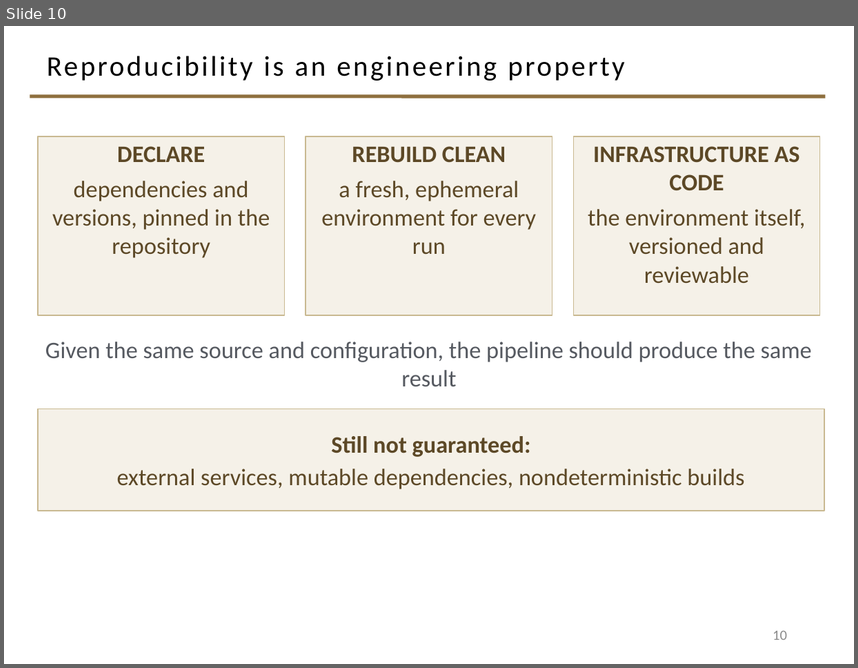
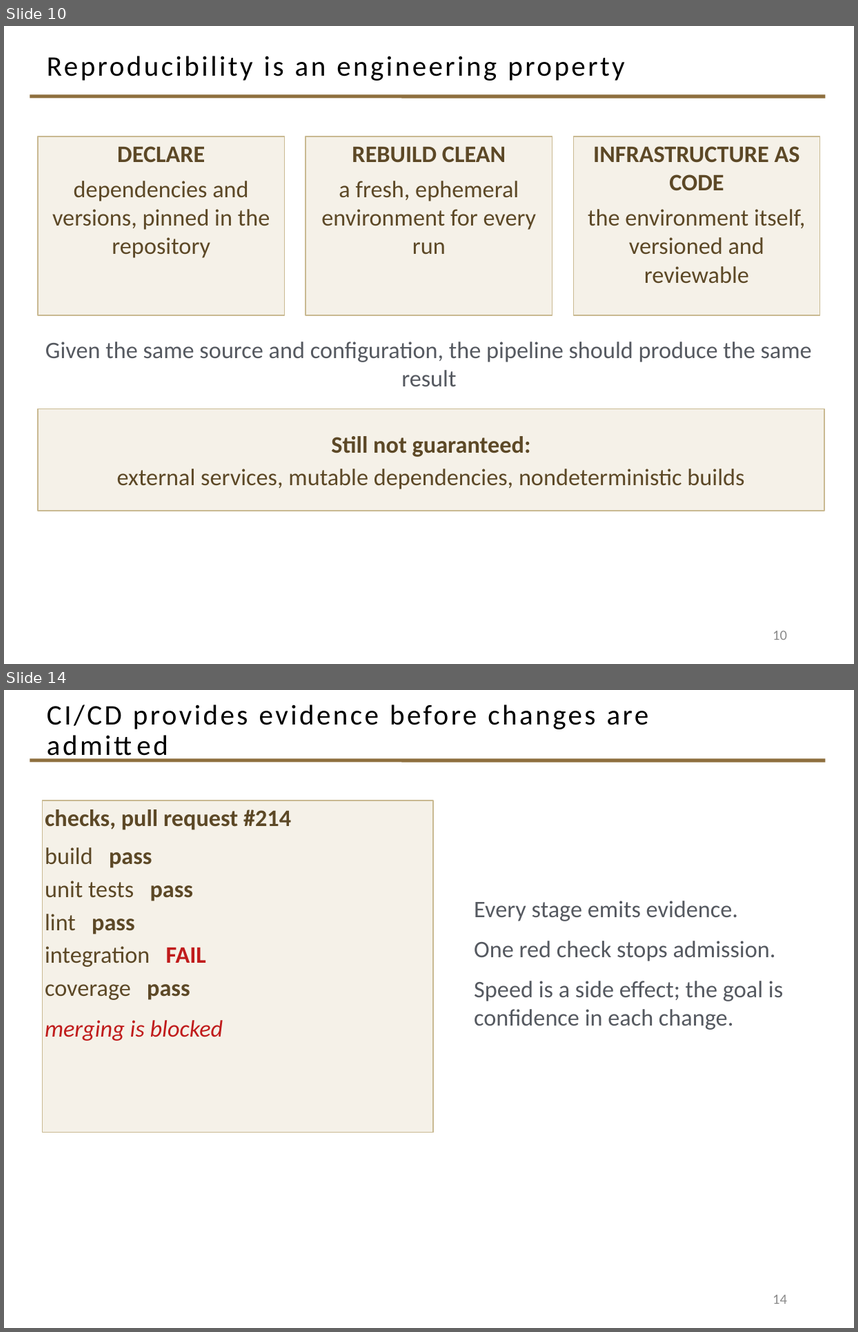
Before and after one commit to davisjam/model-based-agentic-software-engineering, a slide deck: course/lectures/act-3-software-in-the-world/02-compute-environments-and-data-management/3-1-Compute-Environments-and-Deployment.pptx. Shown one above the other, each under a label of ours: slide 10 before the commit, slides 10 and 14 after it; the slides between them are not shown. The pictures are 858x668 and 858x1332 pixels, drawn with LibreOffice and Linux fonts; fonts in the diff are those of the drawing; background and template pictures are left out. Boxes give left, top, right and bottom in pixels: in the first picture for what was removed or moved away, otherwise in the second. Text is boxed around its words. In the diff, an @@ line names an element or a change of style, - is before the commit and + after.

```diff
--- a/course/lectures/act-3-software-in-the-world/02-compute-environments-and-data-management/3-1-Compute-Environments-and-Deployment.pptx
+++ b/course/lectures/act-3-software-in-the-world/02-compute-environments-and-data-management/3-1-Compute-Environments-and-Deployment.pptx
@@ slide 14 added at <box>4,690,854,1328</box>, background #FFFFFF; not listed: 1 template element that a slide beside it also shows @@
@@ title added at <box>47,704,649,729</box>, 24 pt, text #000000 @@
+CI/CD provides evidence before changes are admitted
@@ rectangle added at <box>42,800,433,1132</box>, fill #F5F1E8, outline #C9B991 1 pt, 20 pt, text #5C4826 @@
+checks, pull request #214
+build pass
+unit tests pass
+lint pass
+integration FAIL
+coverage pass
+merging is blocked
@@ text added at <box>474,900,783,1029</box>, 20 pt, text #555960 @@
+Every stage emits evidence.
+One red check stops admission.
+Speed is a side effect; the goal is confidence in each change.
@@ page number added at <box>773,1294,787,1303</box>, 12 pt, text #8C8C8C @@
+14
```
Also in this commit, not shown: 4 other slides added.
